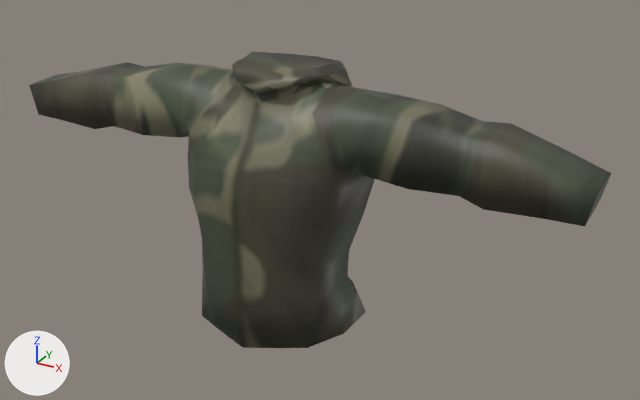
The FBX model project/Shark and Peach's Military Uniform Improvements/contents/mods/SMUI/media/models_x/skinned/clothes/M_MOPPTopDOWN.fbx: old version first, new version second.
Both versions are drawn from a 50 mm lens placed at (0.00517, -0.008, 0.01087), pointed at (0.00041, 0.00065, 0.00655). Arrows for +X, +Y and +Z are at lower left; the lights stay in place. Where no turn or scale is listed for an object, it has been applied to the vertices.

The first picture shows 'Bob_HoodieDOWN'.
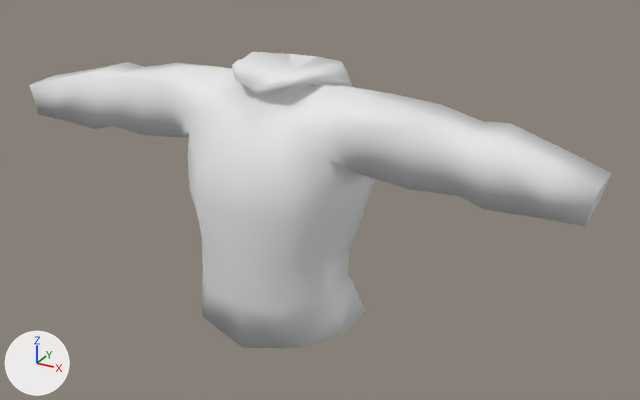
Boxes [x1, y1, x2, y2] around the edits, measured in the pictures (640 x 400 px):
```json
{"object": "Bob_HoodieDOWN", "change": "recoloured", "before": [29, 52, 611, 348], "after": [29, 52, 611, 348], "on screen": "grey to white"}
```

The change, as JSON lines over the scene's bpy script:
```json
{"block": "me_mesh_003", "where": "me_mesh_003.from_pydata(...)  # 249 vertices, 494 faces; spans x -0.00374..0.00374, y -0.00057..0.0015, z 0.00498..0.00825"}
{"op": "remove", "block": "me_mesh_003", "code": "me_mesh_003.materials.append(mat_material_002)  # picture img_nbcsuitwoodland_psd"}
```
